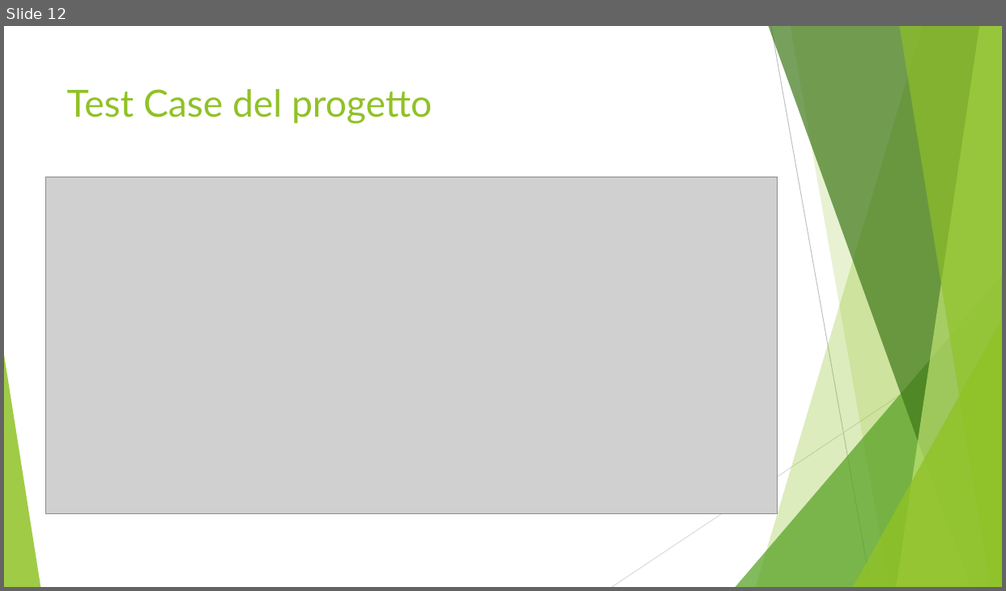
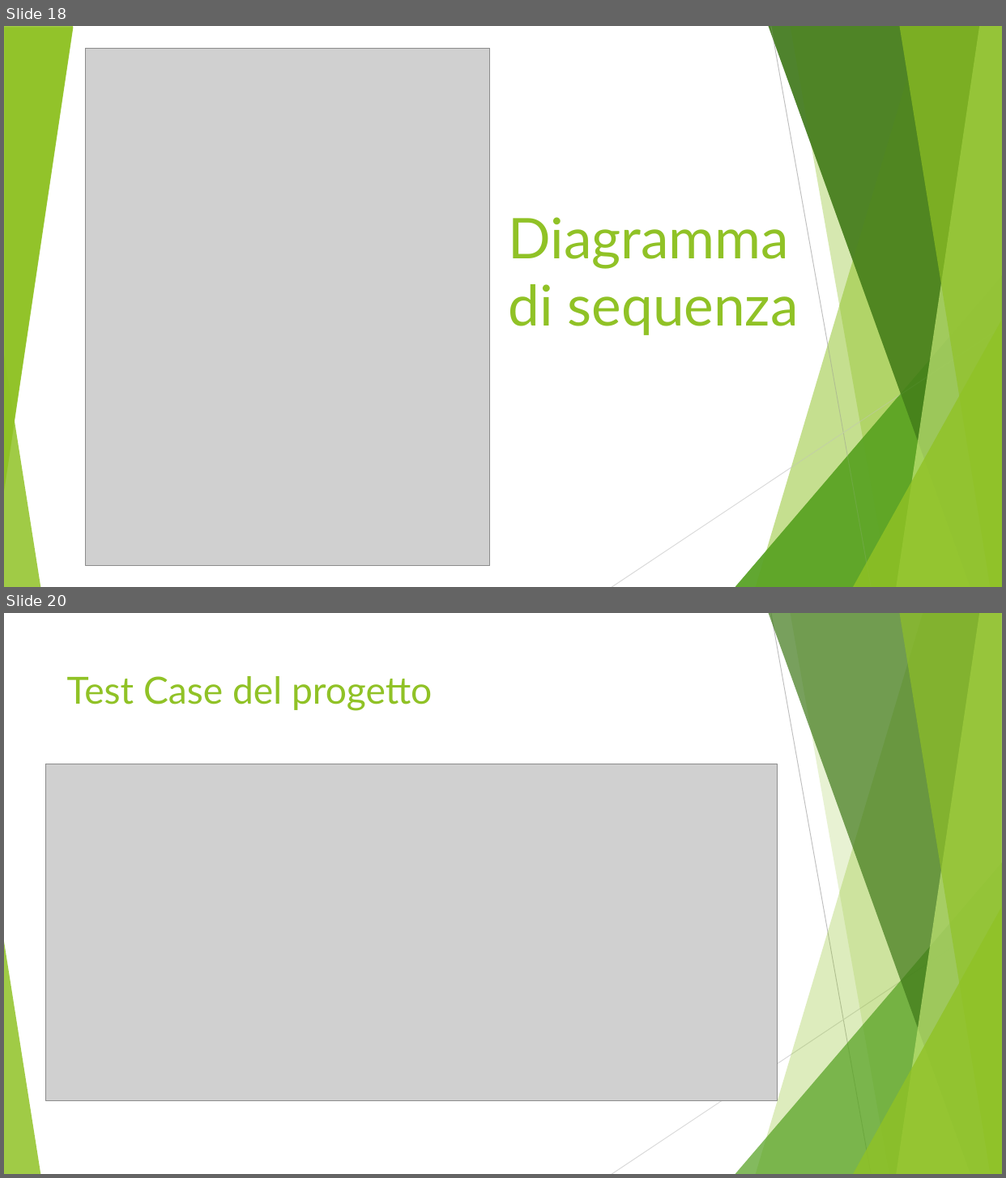
Before and after one commit to MarcoFrontini/Progetto_IdS_2024-2025, a slide deck: Documentazione/Presentazione.pptx. Shown one above the other, each under a label of ours: slide 12 before the commit, slides 18 and 20 after it; the slides between them are not shown. The pictures are 1006x591 and 1006x1178 pixels, drawn with LibreOffice and Linux fonts; fonts in the diff are those of the drawing; grey boxes stand for pictures. Boxes give left, top, right and bottom in pixels: in the first picture for what was removed or moved away, otherwise in the second. Text is boxed around its words. In the diff, an @@ line names an element or a change of style, - is before the commit and + after.

```diff
--- a/Documentazione/Presentazione.pptx
+++ b/Documentazione/Presentazione.pptx
@@ slide 18 added at (x1=4, y1=26, x2=1002, y2=587), background #FFFFFF; not listed: 8 template elements that a slide beside it also shows @@
@@ group added at (x1=4, y1=26, x2=1002, y2=587): 5 freeform shapes, 3 triangles, 2 lines @@
@@ triangle added at (x1=4, y1=27, x2=73, y2=491), fill #90C226 at 85% opacity @@
@@ picture added at (x1=86, y1=48, x2=490, y2=565) @@
@@ title added at (x1=508, y1=217, x2=799, y2=335), 54 pt, text #90C226 @@
+Diagramma di sequenza
@@ what was slide 12 is now slide 20 @@
```
Also in this commit, not shown: 4 slides changed, 12 other slides added, 1 slide removed.
